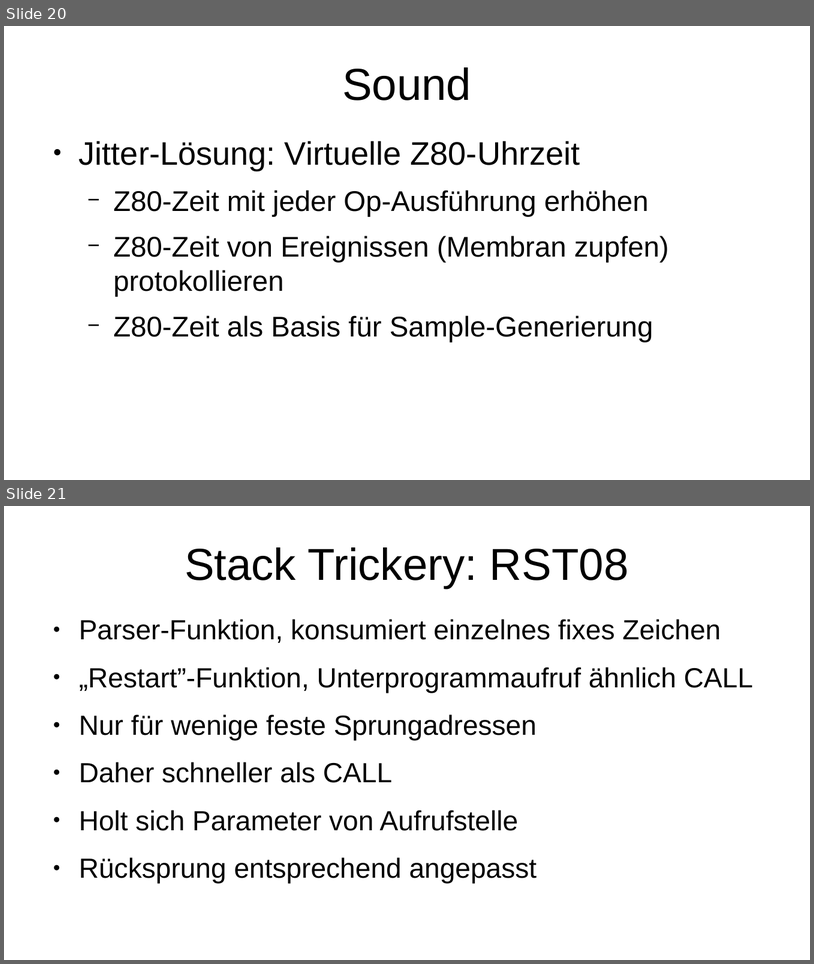
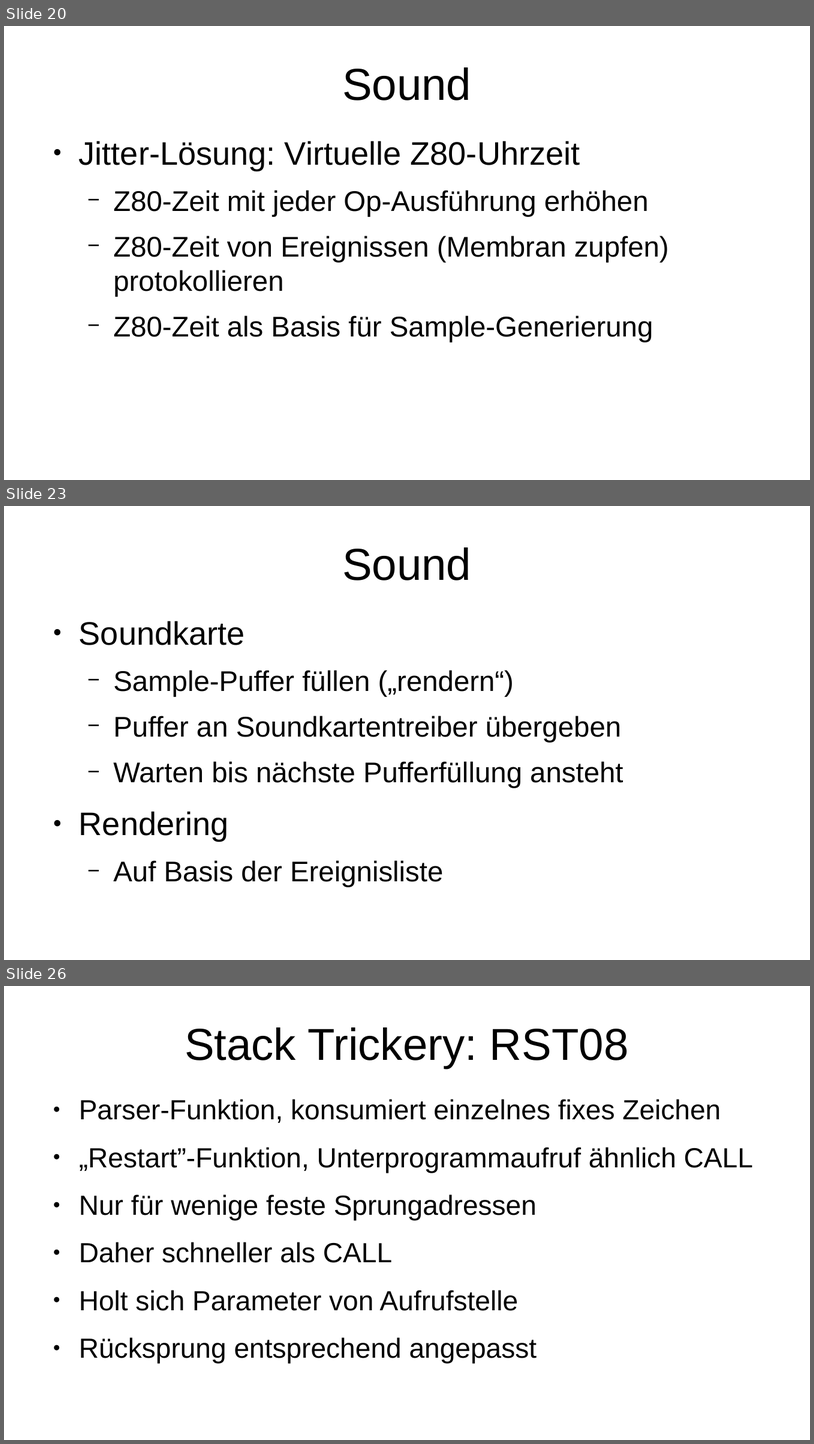
Before and after one commit to soundpaint/VZ200-Emulator, a slide deck: doc/talk-gpn19/slides-talk-gpn19.odp. Shown one above the other, each under a label of ours: slides 20 and 21 before the commit, slides 20, 23 and 26 after it; the slides between them are not shown. The pictures are 814x964 and 814x1444 pixels, drawn with LibreOffice and Linux fonts; fonts in the diff are those of the drawing. Boxes give left, top, right and bottom in pixels: in the first picture for what was removed or moved away, otherwise in the second. Text is boxed around its words. In the diff, an @@ line names an element or a change of style, - is before the commit and + after.

```diff
--- a/doc/talk-gpn19/slides-talk-gpn19.odp
+++ b/doc/talk-gpn19/slides-talk-gpn19.odp
@@ slide 23 added at (4, 506, 810, 960), background #FFFFFF @@
@@ title added at (342, 547, 471, 580), 44 pt, text #000000 @@
+Sound
@@ text added at (79, 621, 623, 887), 28 pt, text #000000 @@
+● Soundkarte
+  − Sample-Puffer füllen („rendern“)
+  − Puffer an Soundkartentreiber übergeben
+  − Warten bis nächste Pufferfüllung ansteht
+● Rendering
+  − Auf Basis der Ereignisliste
@@ what was slide 21 is now slide 26 @@
```
Also in this commit, not shown: 4 other slides added.
